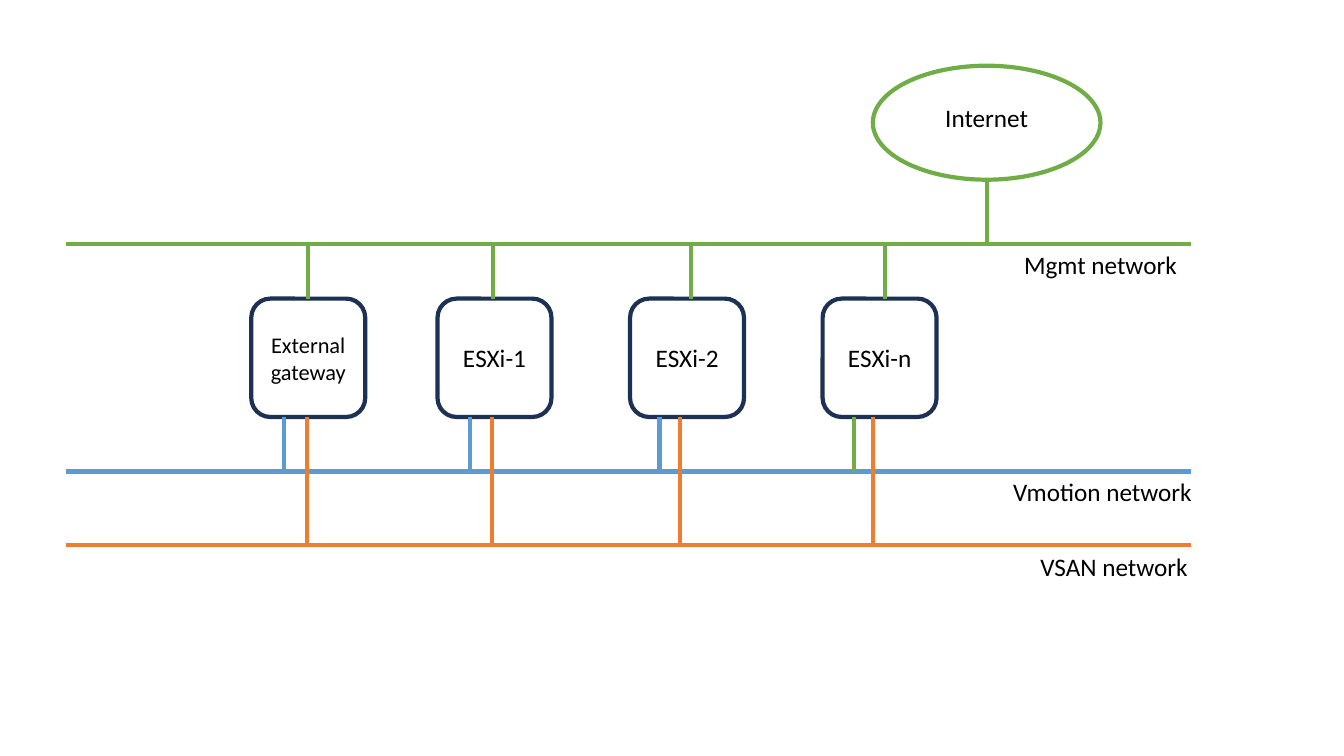
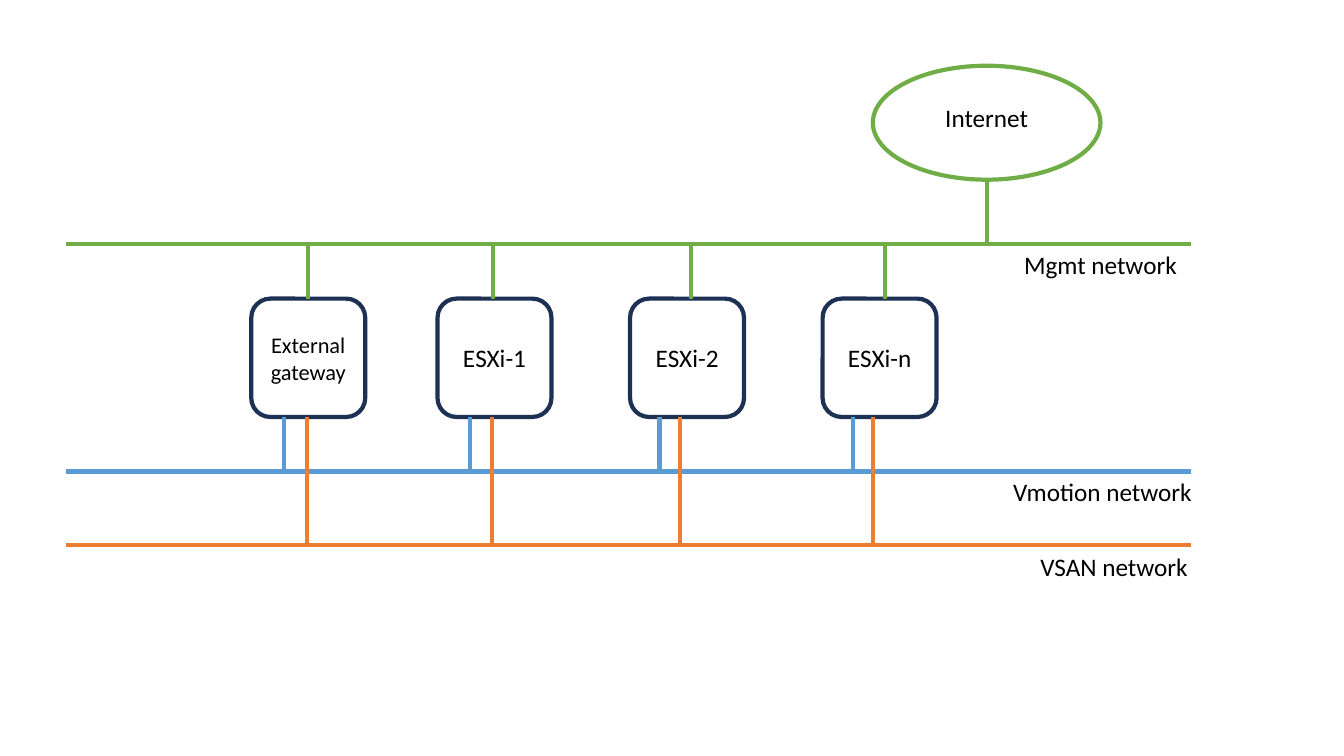
Before and after one commit to tacobayle/nestedVsphere8, a slide deck: slide 1 of imgs/slides.pptx. Drawn at 1344x756 pixels with LibreOffice and Linux fonts; fonts in the diff are those of the drawing. Boxes give left, top, right and bottom in pixels: in the first picture for what was removed or moved away, otherwise in the second. Text is boxed around its words. In the diff, an @@ line names an element or a change of style, - is before the commit and + after.

```diff
--- a/imgs/slides.pptx
+++ b/imgs/slides.pptx
@@ line (854, 472) - (854, 417): stroke #70AD47 3 pt to #5B9BD5 3 pt @@
```
Also in this commit, not shown: 6 other files.
